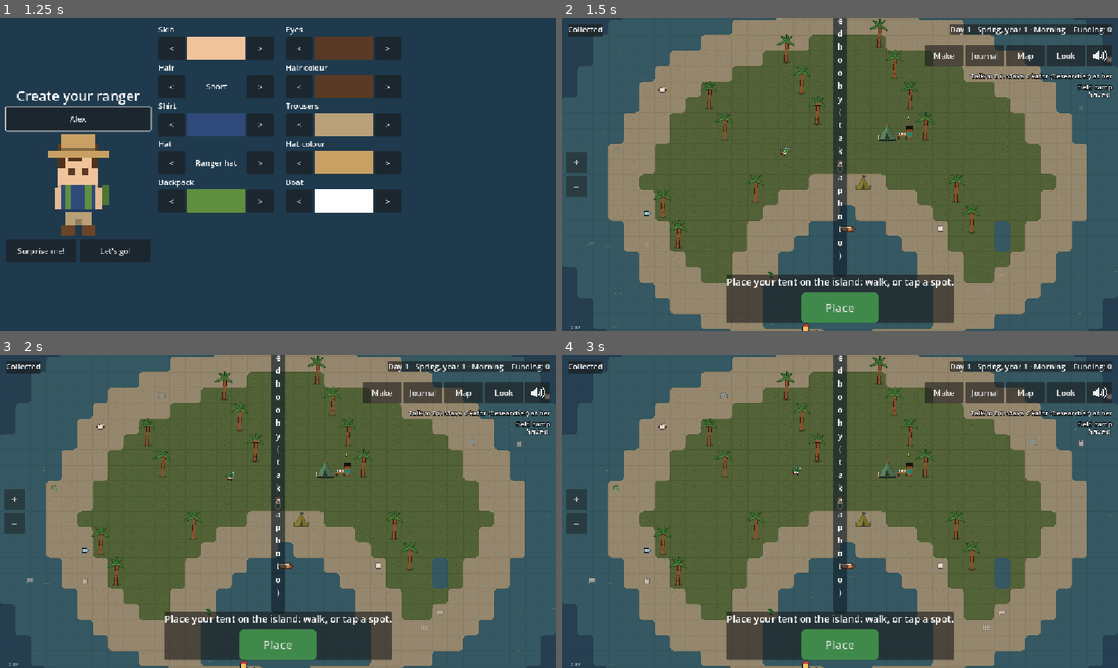
Above: before the commit, frames 1-4 (two rows, left to right).
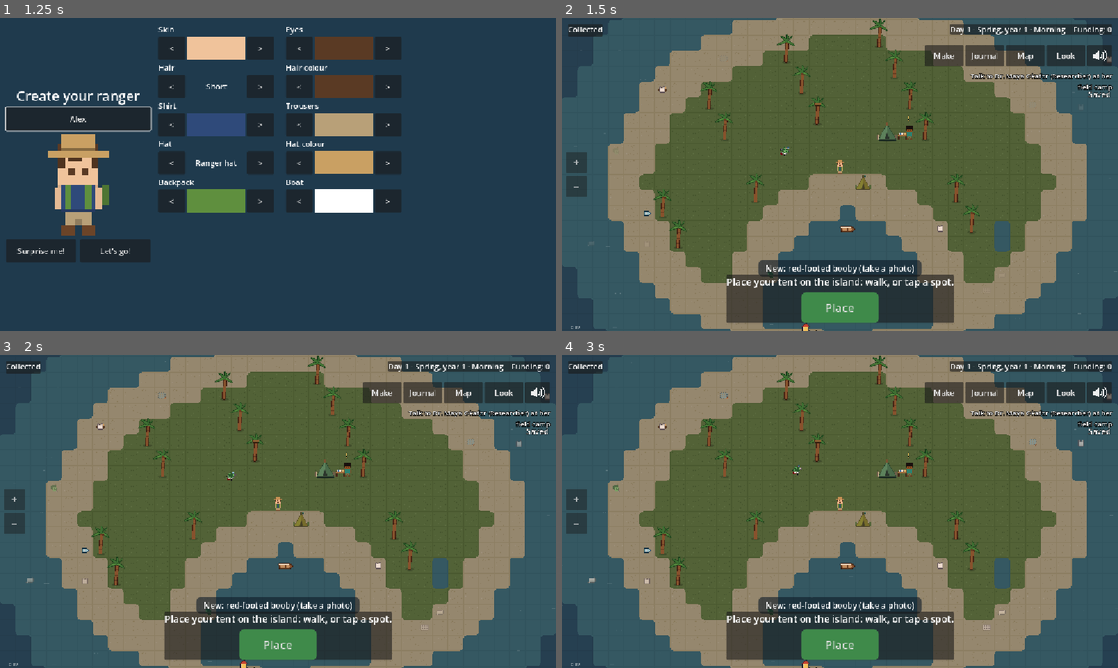
Above: after the commit, the same moments.

Repository: detronics-apps/ocean-haven
Game: Godot game, scene res://scenes/world/ocean_world.tscn
Two runs of this game, one before a commit and one after it. Both use one fixed random seed, a clock stepped at 60 frames per second and the inputs below.
Inputs (mouse positions are in pixels of both pictures, inside the frame that each line leads up to):
- Up to frame 1 (1.25 s): click (77, 118) at 0.52 s; type "Alex" at 0.6 s
- Up to frame 2 (1.5 s): click "Let's go!" at 1.25 s
- Up to frame 3 (2 s): no input
- Up to frame 4 (3 s): click "Look" at 2 s; click "Let's go!" at 2.75 s

Frame 1 is identical in both runs. In frame 2, 3.2% of the frame differs, in the area x 35-65%, y 0-83%; in frame 3, 3.2%; in frame 4, 3.2%.

Commit message:
Vet room: stroking calms as you stroke, food and medicine cost funding, landscape room with bars inside; notes as wide as their line
Co-Authored-By: Claude Opus 5.5 <noreply@anthropic.com>
Claude-Session: https://claude.ai/code/session_01TgTuR8CE1ck28M9f6vukjR

Diff:
--- a/scripts/systems/rescue_data.gd
+++ b/scripts/systems/rescue_data.gd
@@ -61,6 +61,9 @@
 @export var day_texts: PackedStringArray = []
 ## Wounds to patch (one a day).
 @export var wounds := 1
+## Funding each bite of food and each dose of medicine costs (care isn't free: have funding first).
+@export var food_cost := 2
+@export var medicine_cost := 10
 ## Each care action: what the button says, and what happens.
 @export var feed_label: String
 @export_multiline var feed_result: String
--- a/scripts/systems/rescues.gd
+++ b/scripts/systems/rescues.gd
@@ -216,10 +216,28 @@
 	return ACTIONS.any(can_do)
 
 
+## The funding `action` costs (food and medicine; comfort and plasters are free).
+func cost(action: StringName) -> int:
+	var one := in_care()
+	if not one:
+		return 0
+	return one.food_cost if action == &"feed" else one.medicine_cost if action == &"medicine" else 0
+
+
+## What's missing to pay for `action` ("" = it can be paid for).
+func short_of_funding(action: StringName) -> String:
+	if cost(action) <= Funding.balance:
+		return ""
+	return "%s costs %d funding (you have %d)" % ["Food" if action == &"feed" else "Medicine", cost(action), Funding.balance]
+
+
 ## Does `action` for it: its bars go up. Returns what happens.
 func care(action: StringName) -> String:
 	if not can_do(action):
 		return ""
+	if short_of_funding(action) != "":
+		return short_of_funding(action)
+	Funding.spend(cost(action))
 	var one := in_care()
 	var bars: Dictionary = (current.get("bars", START) as Dictionary).duplicate()
 	for name: StringName in GAINS[action]:
--- a/scripts/ui/hud.gd
+++ b/scripts/ui/hud.gd
@@ -261,10 +261,13 @@
 	var buttons := _action_bar.get_children().filter(func(c: Node) -> bool: return c is Button and c.visible)
 	if not buttons.is_empty():
 		var bar := _action_bar.get_global_rect()
-		if (view.x + _toast.size.x) / 2.0 > bar.position.x - 8.0:
+		if (view.x + _toast.get_combined_minimum_size().x) / 2.0 > bar.position.x - 8.0:
 			bottom = minf(bottom, bar.position.y - view.y - 12.0)
+	var box := _toast.get_combined_minimum_size()
+	_toast.offset_left = -box.x / 2.0
+	_toast.offset_right = box.x / 2.0
 	_toast.offset_bottom = bottom
-	_toast.offset_top = bottom - _toast.size.y
+	_toast.offset_top = bottom - box.y
 
 
 ## A small "Saved" that fades in and out after every save, so you know progress is kept.
@@ -592,6 +595,13 @@
 		_toast_tween.kill()
 	_note_shown[text] = clock
 	_toast_label.text = text
+	# As wide as its one line (a wrapping label with no width shrinks to one letter), never
+	# wider than the screen: then it wraps.
+	var font := _toast_label.get_theme_font("font")
+	var line_width := font.get_string_size(text, HORIZONTAL_ALIGNMENT_LEFT, -1,
+		_toast_label.get_theme_font_size("font_size")).x + 2.0
+	_toast_label.custom_minimum_size.x = minf(line_width, get_viewport().get_visible_rect().size.x - 60.0)
+	_toast.reset_size()
 	_toast.modulate.a = 1.0
 	var showing := clampf(1.8 + text.length() / 30.0, 2.5, 4.0)  # time to read it
 	_note_free_at = clock + showing + 0.4 + NOTE_GAP_SECONDS
--- a/scripts/ui/rescue_screen.gd
+++ b/scripts/ui/rescue_screen.gd
@@ -22,6 +22,7 @@
 func _ready() -> void:
 	super()
 	_title.text = "Rescue"
+	_ready_landscape()
 
 
 ## Keeps the bars and buttons up to date while it's open: the fed bar goes down as you watch.
@@ -52,6 +53,8 @@
 		return "%s is hungry and losing strength: comfort it, then feed it." % name
 	if Rescues.too_upset_to_eat() and Rescues.bar(&"fed") < 100:
 		return "%s is too upset to eat: comfort it first (calm %d of %d)." % [name, Rescues.bar(&"calm"), Rescues.EATS_FROM]
+	if Rescues.bar(&"fed") < 100 and Rescues.short_of_funding(&"feed") != "":
+		return "%s is hungry. %s: earn some first." % [name, Rescues.short_of_funding(&"feed")]
 	if Rescues.bar(&"fed") < 100:
 		return "%s is calm and ready to eat." % name
 	return "%s is full and content. Its fed bar goes down through the day." % name
@@ -60,6 +63,25 @@
 func open_rescue() -> void:
 	_feedback = ""
 	open()
+
+
+func _ready_landscape() -> void:
+	get_viewport().size_changed.connect(func() -> void:
+		if visible:
+			refresh.call_deferred())  # (turned: the room fits the screen again)
+
+
+## A phone on its side (or a wide screen): the room fills the screen, the bars inside it.
+func _wide() -> bool:
+	var view := get_viewport().get_visible_rect().size
+	return view.x > view.y * 1.3
+
+
+## The height the room gets on a wide screen: all of the page below the title.
+func _room_height() -> float:
+	var scroll := _content.get_parent() as Control
+	var height := scroll.size.y if scroll and scroll.size.y > 100.0 else get_viewport().get_visible_rect().size.y - 110.0
+	return maxf(height - 10.0, 300.0)
 
 
 func _fill() -> void:
@@ -70,7 +92,8 @@
 		return
 	var species := one.species.display_name.to_lower()
 	_title.text = "%s, the young %s" % [Rescues.pet_name(), species] if Rescues.is_named() else "A young %s" % species
-	_content.add_child(_vet_table(one))
+	var table := _vet_table(one)
+	_content.add_child(table)
 	if not Rescues.is_named():
 		_add_text(one.intro)
 		var row := HBoxContainer.new()
@@ -94,10 +117,22 @@
 	if not Rescues.hatched():
 		_add_text("Watch: %s is hatching!" % Rescues.pet_name(), 22, Color("f2d58a"))
 		return
-	_add_text("Day %d of %d in care: %s is growing a little every day." % [day, one.days, Rescues.pet_name()], 22)
+	var in_room := _wide() and not Rescues.is_ready()
+	var room_panel: VBoxContainer = null
+	if in_room:
+		table.custom_minimum_size.y = _room_height()
+		room_panel = _room_panel(table.get_node("VetScene"))
+		var day_line := Label.new()
+		day_line.text = "Day %d of %d" % [day, one.days]
+		day_line.add_theme_font_size_override("font_size", 20)
+		room_panel.add_child(day_line)
+		room_panel.add_child(_bars())
+	else:
+		_add_text("Day %d of %d in care: %s is growing a little every day." % [day, one.days, Rescues.pet_name()], 22)
 	if day - 1 < one.day_texts.size():
 		_add_text(one.day_texts[day - 1].replace("{name}", Rescues.pet_name()))
-	_content.add_child(_bars())
+	if not in_room:
+		_content.add_child(_bars())
 	if Rescues.is_ready():
 		_add_text(one.ready_text.replace("{name}", Rescues.pet_name()))
 		_add_text("%s is %s: the better its shape, the more often you'll see it again." % [
@@ -115,7 +150,11 @@
 		tip.autowrap_mode = TextServer.AUTOWRAP_WORD_SMART
 		tip.add_theme_color_override("font_color", Color("9fe3ff"))
 		tip.text = "Care for %s with your hands: drag the things on the counter to %s (or use the buttons)." % [Rescues.pet_name(), "the tank" if one.tank else "it"]
-		_content.add_child(tip)
+		if in_room:
+			tip.text = "Drag the things on the counter to %s." % ("the tank" if one.tank else "it")
+			room_panel.add_child(tip)
+		else:
+			_content.add_child(tip)
 		var grid := GridContainer.new()
 		grid.name = "Care"
 		grid.columns = 4
@@ -125,6 +164,8 @@
 			var label: String = one.get("%s_label" % action)
 			if action == &"patch" and Rescues.wounds_left() <= 0:
 				label = "No wounds to patch"
+			if Rescues.cost(action) > 0:
+				label += " (%d funding)" % Rescues.cost(action)
 			var pick := _button(label, func() -> void:
 				_feedback = Rescues.care(action)
 				refresh.call_deferred())
@@ -138,7 +179,11 @@
 		mood.autowrap_mode = TextServer.AUTOWRAP_WORD_SMART
 		mood.add_theme_color_override("font_color", Color("f2d58a"))
 		mood.text = _mood_text()
-		_content.add_child(mood)
+		if in_room:
+			room_panel.add_child(mood)
+			room_panel.move_child(mood, 2)  # (under the bars, above the drag hint)
+		else:
+			_content.add_child(mood)
 	if _feedback != "":
 		_add_text(_feedback, 20, Color("f2d58a"))
 
@@ -162,6 +207,9 @@
 		if action != &"":
 			_feedback = Rescues.care(action)
 		refresh.call_deferred())
+	scene.soothed.connect(func() -> void:
+		Rescues.care(&"comfort")
+		_live = 0.0)  # (the bars catch up at once)
 	scene.hint.connect(func(text: String) -> void:
 		var tip := _content.find_child("Hint", true, false) as Label
 		if tip:
@@ -169,6 +217,32 @@
 	table.add_child(scene)
 	table.size_flags_horizontal = Control.SIZE_EXPAND_FILL
 	return table
+
+
+## A see-through panel on the room's wall (top left) for the day, the bars and what it needs.
+func _room_panel(scene: Control) -> VBoxContainer:
+	var panel := PanelContainer.new()
+	panel.name = "RoomPanel"
+	var style := StyleBoxFlat.new()
+	style.bg_color = Color(0.08, 0.16, 0.22, 0.78)
+	style.set_corner_radius_all(10)
+	style.set_content_margin_all(10)
+	panel.add_theme_stylebox_override("panel", style)
+	panel.position = Vector2(12, 12)
+	panel.custom_minimum_size.x = 340
+	scene.add_child(panel)
+	var box := VBoxContainer.new()
+	box.add_theme_constant_override("separation", 6)
+	panel.add_child(box)
+	_ignore_mouse.call_deferred(panel)  # drags on the room go through it
+	return box
+
+
+static func _ignore_mouse(node: Node) -> void:
+	if node is Control:
+		(node as Control).mouse_filter = Control.MOUSE_FILTER_IGNORE
+	for child in node.get_children():
+		_ignore_mouse(child)
 
 
 ## Health, fed and calm, 0-100 (updated live: `_process`).
--- a/scripts/ui/vet_scene.gd
+++ b/scripts/ui/vet_scene.gd
@@ -9,11 +9,14 @@
 ## its mouth. Each one done calls `cared` with the action (the screen then does Rescues.care).
 
 signal cared(action: StringName)
+## Stroked a step calmer (the screen does Rescues.care(&"comfort") without rebuilding, so the
+## stroking goes on).
+signal soothed
 ## Something was tried in the wrong place: what to do instead.
 signal hint(text: String)
 
-## Stroking this far over it (pixels) comforts it.
-const STROKE_DISTANCE := 650.0
+## Each time it's stroked this far (pixels), it calms a step (`soothed`), while you stroke.
+const STROKE_STEP := 140.0
 ## Shaking food over the tank this long feeds it.
 const SPRINKLE_SECONDS := 1.2
 const HATCH_SECONDS := 3.0
@@ -30,6 +33,7 @@
 var _dragging: StringName = &""
 var _at := Vector2.ZERO
 var _stroked := 0.0
+var _soothing := 0.0
 var _shaken := 0.0
 var _last := Vector2.ZERO
 var _crumbs: Array[Dictionary] = []
@@ -160,11 +164,17 @@
 					hint.emit("%s is too upset to eat. Comfort it first, until it's calm." % Rescues.pet_name())
 					accept_event()
 					return
+				if event.position.distance_to(_tool_slot(i)) < 34.0 and Rescues.can_do(TOOLS[i]) \
+						and Rescues.short_of_funding(TOOLS[i]) != "":
+					hint.emit(Rescues.short_of_funding(TOOLS[i]))
+					accept_event()
+					return
 				if event.position.distance_to(_tool_slot(i)) < 34.0 and Rescues.can_do(TOOLS[i]):
 					_dragging = TOOLS[i]
 					_at = event.position
 					_last = event.position
 					_stroked = 0.0
+					_soothing = 0.0
 					_shaken = 0.0
 					accept_event()
 					return
@@ -176,11 +186,15 @@
 		_at = event.position
 		if _dragging == &"comfort" and rescue.comfort_kind == &"stroke" and _animal_rect().grow(10.0).has_point(_at):
 			_stroked += _at.distance_to(_last)
+			_soothing += _at.distance_to(_last)
 			if randf() < 0.08:
 				_burst(_at, 1)
-			if _stroked >= STROKE_DISTANCE:
-				_done(&"comfort")
-				_dragging = &""
+			if _soothing >= STROKE_STEP:
+				_soothing = 0.0
+				_burst(_at, 3)
+				soothed.emit()
+				if not Rescues.can_do(&"comfort"):  # calm as can be
+					_done(&"")
 		_last = _at
 		accept_event()
 
@@ -212,8 +226,10 @@
 					_done(&"comfort")
 				else:
 					hint.emit("Put it right by %s." % Rescues.pet_name())
+			elif _stroked >= STROKE_STEP:
+				cared.emit(&"")  # (stroked calmer: the screen catches up)
 			else:
-				hint.emit("Stroke it gently, back and forth, a little longer.")
+				hint.emit("Stroke it gently, back and forth.")
 
 
 func _done(action: StringName) -> void:
--- a/tests/test_rescue.gd
+++ b/tests/test_rescue.gd
@@ -80,6 +80,30 @@
 	(content.find_child("Comfort", true, false) as Button).pressed.emit()
 	await process_frame
 	_expect(rescues.bar(&"calm") > calm_before, "comforting it: calm goes up (the buttons work too: keyboard / controller)")
+	# Stroking it by hand: it calms a step at a time while you stroke (no need to let go).
+	content = screen.get("_content")
+	vet = content.find_child("VetScene", true, false)
+	await process_frame  # (laid out)
+	calm_before = rescues.bar(&"calm")
+	turtle.comfort_kind = &"stroke"  # (as the otter's grooming and the flamingo's duster)
+	var press := InputEventMouseButton.new()
+	press.button_index = MOUSE_BUTTON_LEFT
+	press.pressed = true
+	press.position = vet.call("_tool_slot", 1)
+	vet.call("_gui_input", press)
+	var body: Rect2 = vet.call("_animal_rect")
+	for i in 4:  # (about 400 px: a few steps calmer, not yet fully calm)
+		var move := InputEventMouseMotion.new()
+		move.position = body.get_center() + Vector2(-body.size.x * 0.3 if i % 2 == 0 else body.size.x * 0.3, 0)
+		vet.call("_gui_input", move)
+	_expect(rescues.bar(&"calm") > calm_before and vet.get("_dragging") == &"comfort",
+		"stroking it: calm goes up as you stroke (%d -> %d)" % [calm_before, rescues.bar(&"calm")])
+	var lift := InputEventMouseButton.new()
+	lift.button_index = MOUSE_BUTTON_LEFT
+	lift.position = body.get_center()
+	vet.call("_gui_input", lift)
+	turtle.comfort_kind = &"place"
+	await process_frame
 	while rescues.can_do(&"comfort"):
 		rescues.care(&"comfort")
 	_expect(rescues.bar(&"calm") == 100, "comfort it as often as you like, until it's fully calm")
@@ -88,11 +112,20 @@
 	await process_frame  # (laid out)
 	var food_at: Vector2 = vet.call("_tool_slot", 0)
 	var fed_before: int = rescues.bar(&"fed")
+	var funding := root.get_node("Funding")
+	funding.balance = 0
+	drag.call(vet, food_at, vet.call("_point", vet.call("_mouth")))
+	_expect(rescues.bar(&"fed") == fed_before and "funding" in rescues.care(&"feed"),
+		"no funding: no food (care costs funding: have some first)")
+	funding.balance = 100
+	await process_frame
 	drag.call(vet, food_at, food_at + Vector2(0, -150))  # dropped somewhere else: nothing happens
 	_expect(rescues.bar(&"fed") == fed_before, "food dropped away from its mouth: not fed")
 	drag.call(vet, food_at, vet.call("_point", vet.call("_mouth")))
 	await process_frame
-	_expect(rescues.bar(&"fed") == fed_before + 10 and rescues.can_do(&"feed"), "food dragged to its mouth: +10 fed, and it can have more")
+	_expect(rescues.bar(&"fed") == fed_before + 10 and rescues.can_do(&"feed") and funding.balance == 100 - turtle.food_cost,
+		"food dragged to its mouth: +10 fed, it cost %d funding, and it can have more" % turtle.food_cost)
+	funding.balance = 10000
 	while rescues.can_do(&"feed"):
 		rescues.care(&"feed")
 	_expect(rescues.bar(&"fed") == 100, "fed until the bar is full")
Not shown, changed: CLAUDE.md
